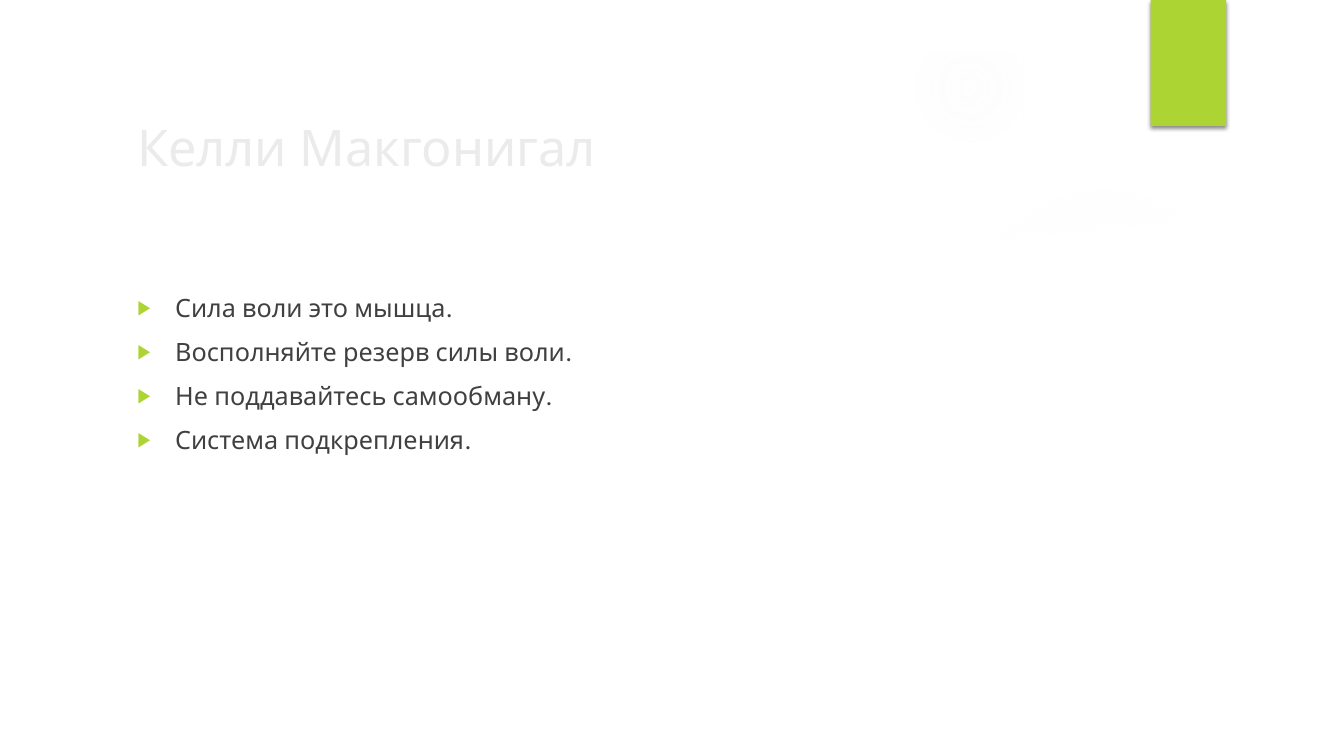
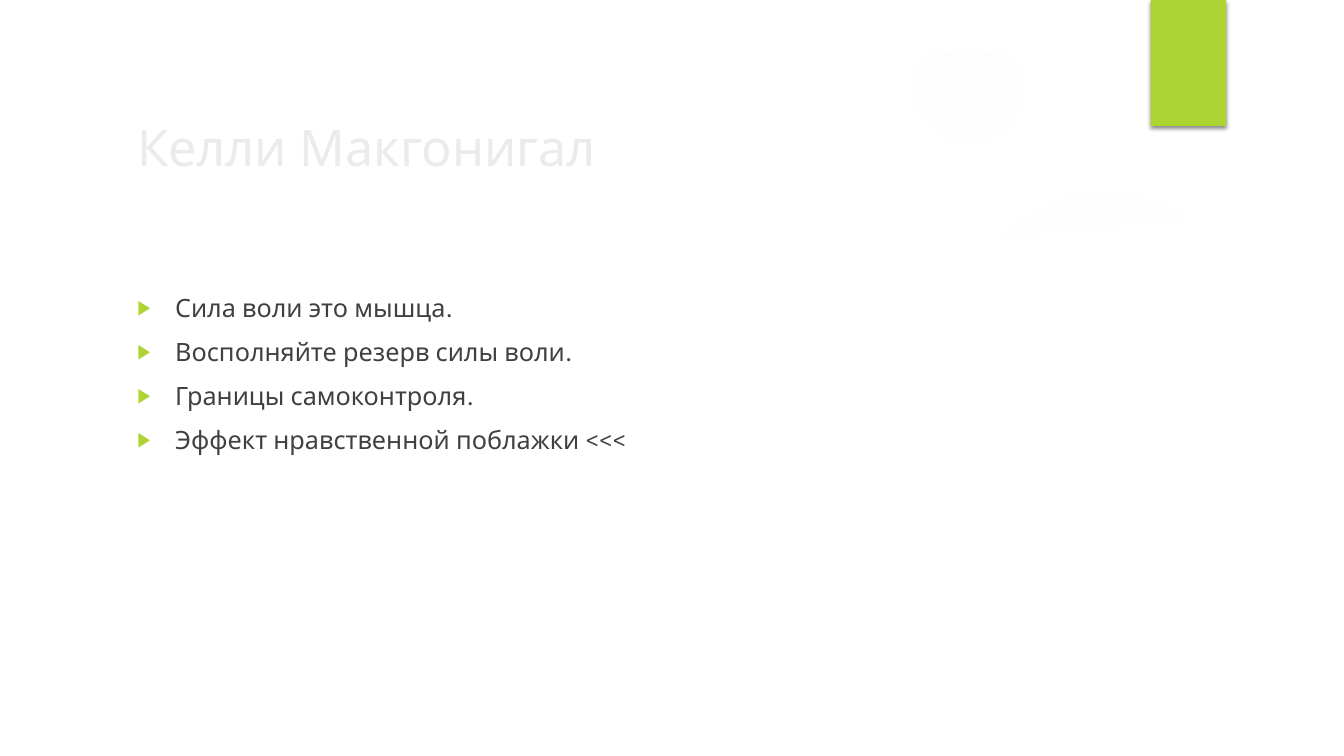
Before and after one commit to VladimirMakarevich/presentations, a slide deck: slide 27 of softskills/willpower/willpower.pptx (slide 26 before the commit). Drawn at 1344x756 pixels with LibreOffice and Linux fonts; fonts in the diff are those of the drawing; background and template pictures are left out. Boxes give left, top, right and bottom in pixels: in the first picture for what was removed or moved away, otherwise in the second. Text is boxed around its words. In the diff, an @@ line names an element or a change of style, - is before the commit and + after.

```diff
--- a/softskills/willpower/willpower.pptx
+++ b/softskills/willpower/willpower.pptx
@@ text at <box>175,387,579,455</box>: text changed @@
-▶ Не поддавайтесь самообману.
-▶ Система подкрепления.
+▶ Границы самоконтроля.
+▶ Эффект нравственной поблажки <<<
```
Also in this commit, not shown: 8 other slides changed, 10 slides added, 8 slides removed.
